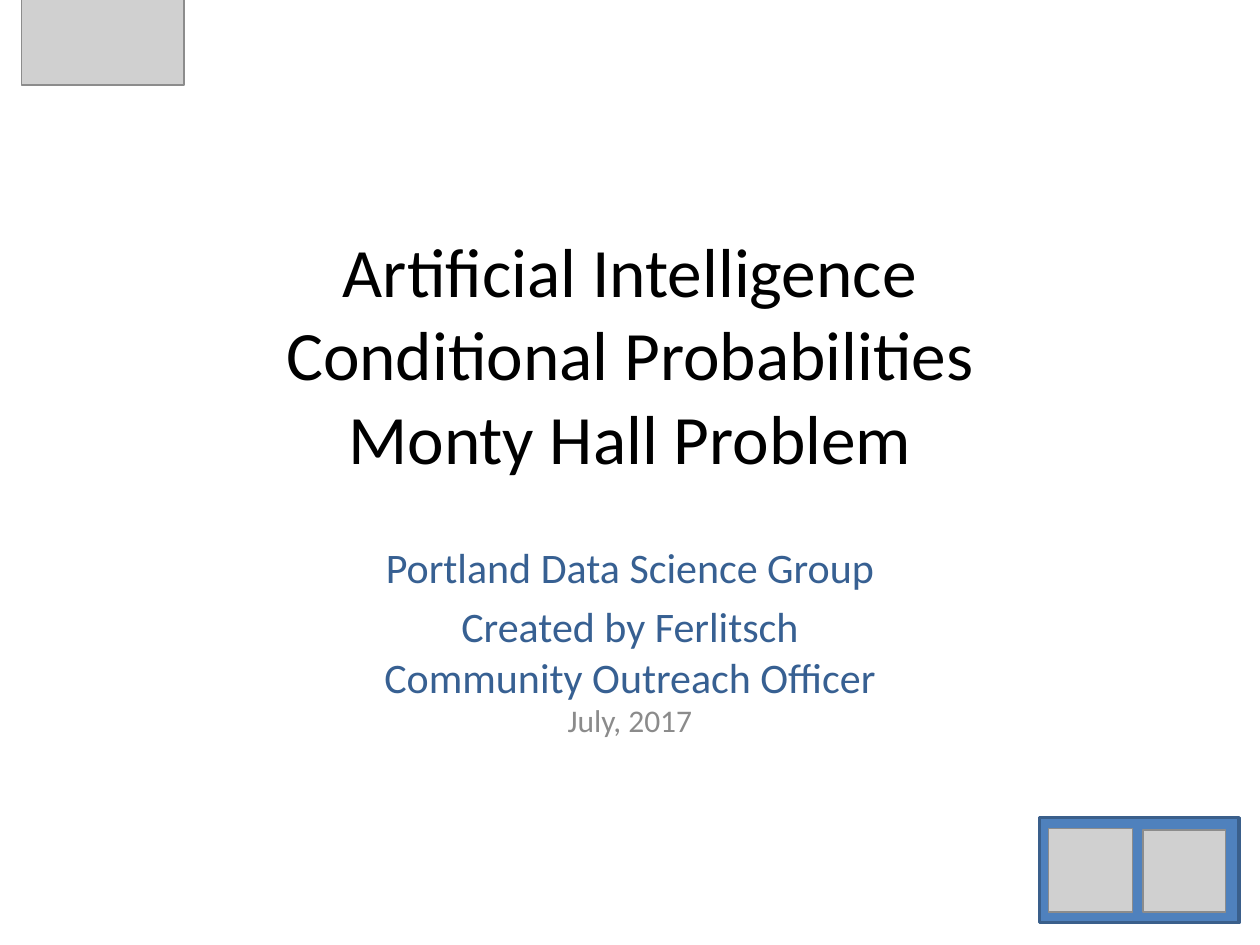
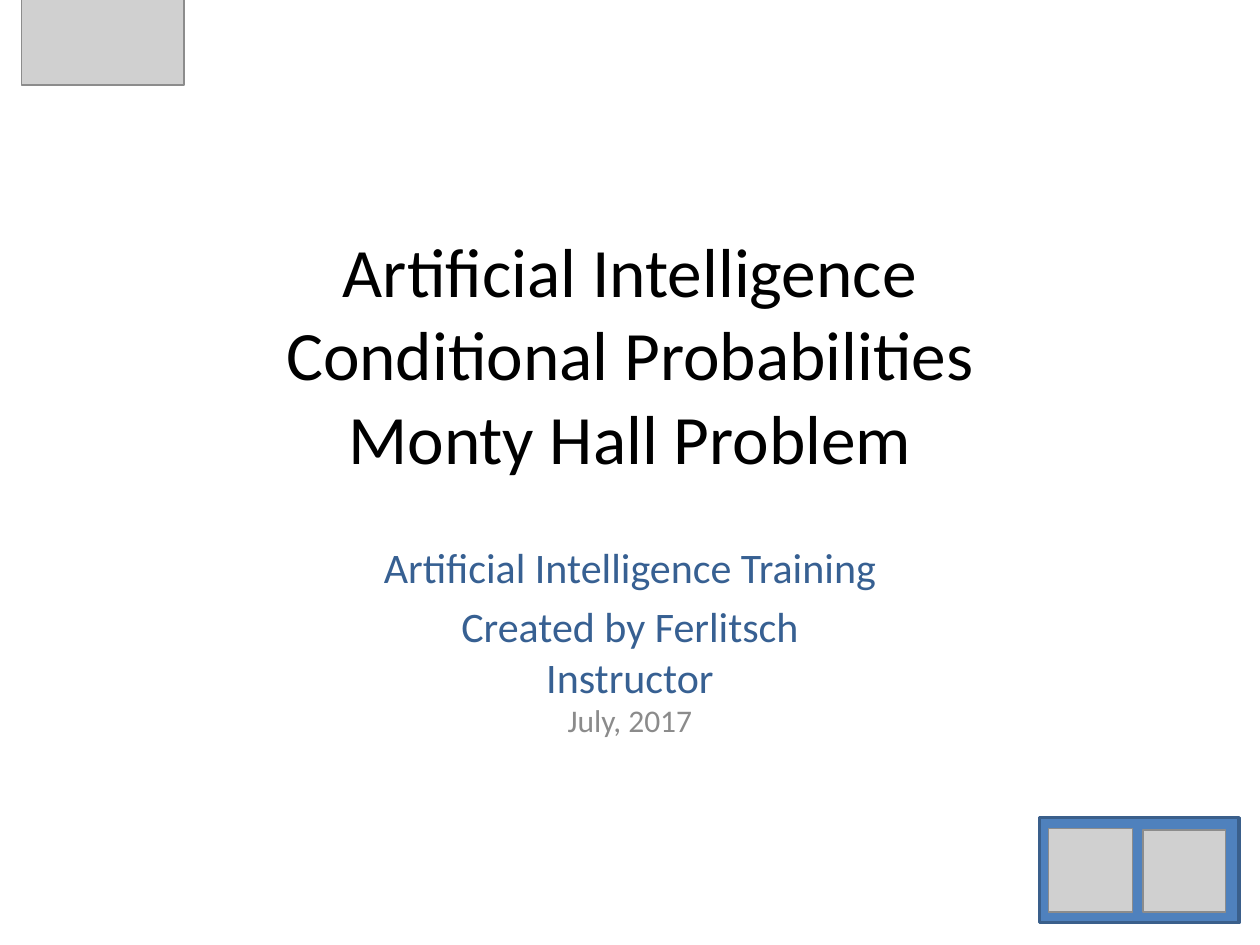
Before and after one commit to andrewferlitsch/Portland-Data-Science-Group, a slide deck: slide 1 of Presentations/AI - Monty Hall.pptx. Drawn at 1260x945 pixels with LibreOffice and Linux fonts; fonts in the diff are those of the drawing; grey boxes stand for pictures. Boxes give left, top, right and bottom in pixels: in the first picture for what was removed or moved away, otherwise in the second. Text is boxed around its words. In the diff, an @@ line names an element or a change of style, - is before the commit and + after.

```diff
--- a/Presentations/AI - Monty Hall.pptx
+++ b/Presentations/AI - Monty Hall.pptx
@@ subtitle at [384, 554, 876, 737]: text changed @@
-Portland Data Science Group
-Created by Ferlitsch
-Community Outreach Officer
-July, 2017
+Artificial Intelligence Training
+Created by Ferlitsch
+Instructor
+July, 2017
```
Also in this commit, not shown: 5 other files.
